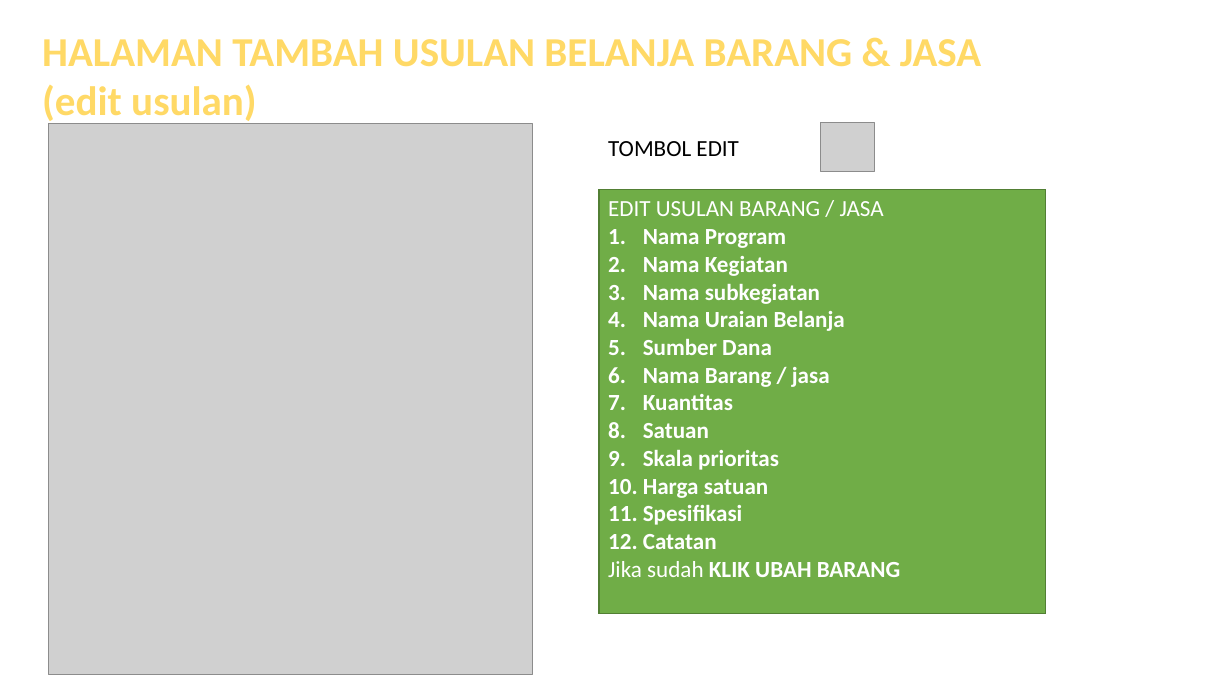
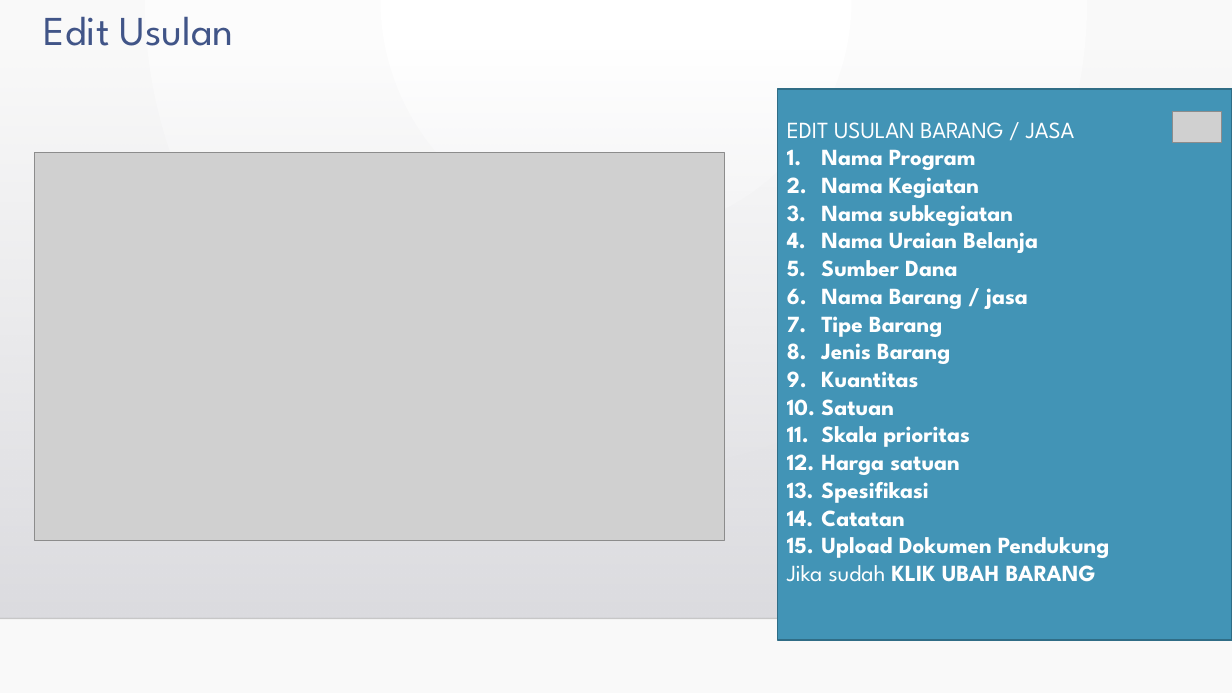
Before and after one commit to regipurnama/renbutbaru, a slide deck: slide 7 of assets/file/buku_petunjuk_rkbu.pptx (slide 8 before the commit). Drawn at 1232x693 pixels with LibreOffice and Linux fonts; fonts in the diff are those of the drawing; grey boxes stand for pictures; background and template pictures are left out. Boxes give left, top, right and bottom in pixels: in the first picture for what was removed or moved away, otherwise in the second. Text is boxed around its words. In the diff, an @@ line names an element or a change of style, - is before the commit and + after.

```diff
--- a/assets/file/buku_petunjuk_rkbu.pptx
+++ b/assets/file/buku_petunjuk_rkbu.pptx
@@ background #FFFFFF to gradient #FFFFFF to #FAFAFA @@
@@ text at (44,16,234,46): text changed; font Calibri to League Spartan; text colour gradient #FFC000 to #FFD966 to #FFF2CC to #415588; bold off @@
-HALAMAN TAMBAH USULAN BELANJA BARANG & JASA
-(edit usulan)
+Edit Usulan
@@ rectangle added at (0,47,1232,618), fill gradient #DCDCE0 to #DEDEE2 @@
@@ rectangle "EDIT USULAN BARANG / JASA": place and size @@
-rectangle "EDIT USULAN BARANG / JASA" at (599,189,1045,614)
+rectangle "EDIT USULAN BARANG / JASA" at (778,89,1232,640)
@@ rectangle "EDIT USULAN BARANG / JASA" at (778,89,1232,640): fill #70AD47 to #4294B6; outline #538035 1 pt to #316D87 1.25 pt @@
@@ picture added at (1173,111,1222,141) @@
@@ text removed at (608,141,739,156) @@
-TOMBOL EDIT
@@ text in rectangle at (787,122,1096,582): font Calibri to League Spartan in "EDIT USULAN BARANG / JASA", "Nama Program", "Nama Kegiatan", "Nama subkegiatan" and 10 more places @@
@@ picture removed at (821,123,875,171) @@
@@ picture: place and size @@
-picture at (49,123,532,675)
+picture at (35,152,725,541)
@@ text in rectangle at (821,316,950,364): paragraphs added @@
+7. Tipe Barang
+8. Jenis Barang
@@ text in rectangle at (821,537,1110,558): paragraph added @@
+15. Upload Dokumen Pendukung
@@ line added from (0, 618) to (1232, 618), #000001 1 pt @@
```
Also in this commit, not shown: 8 other slides changed, 2 slides added, 1 slide removed, 2 other files.
